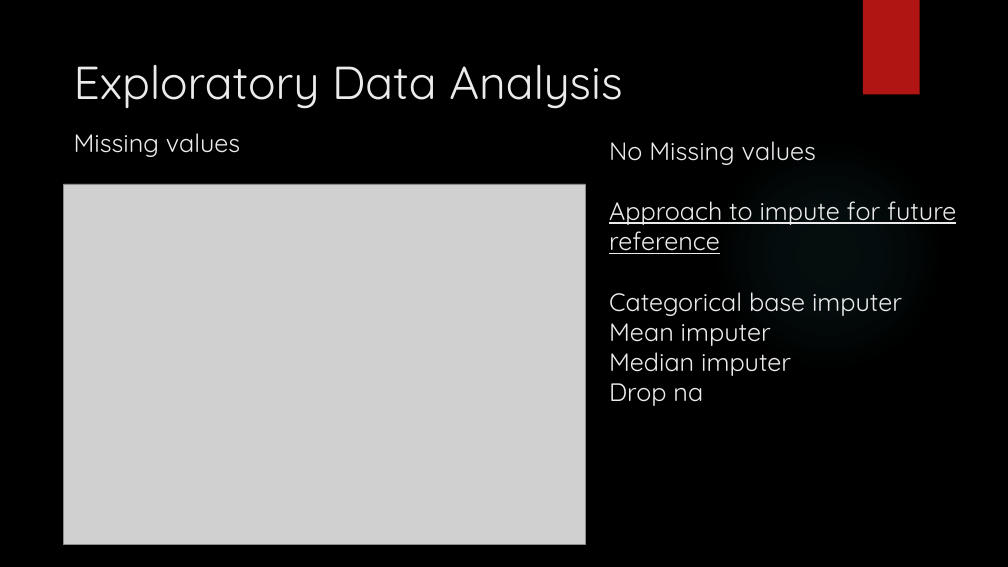
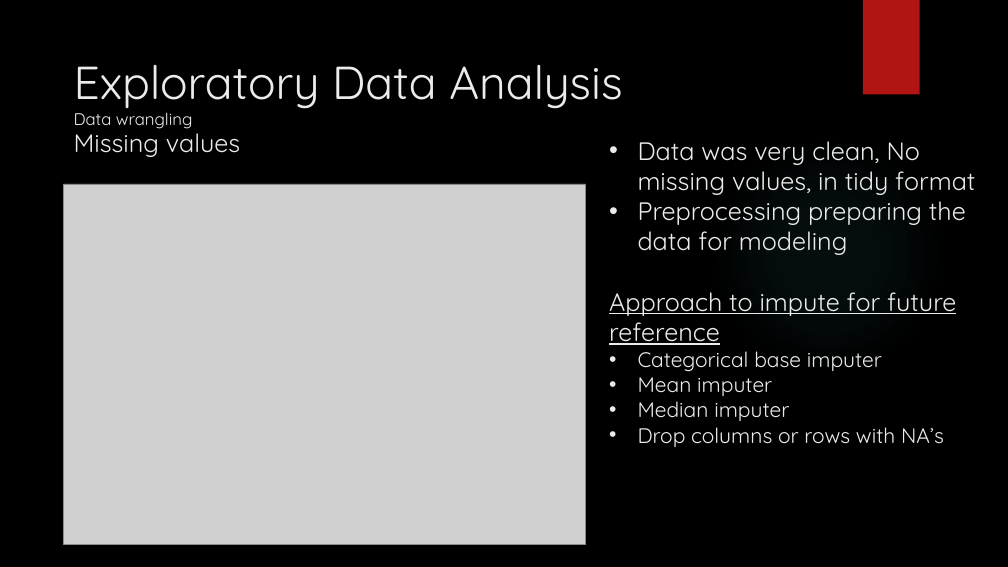
Before and after one commit to SelectTshepo/Presentation, a slide deck: slide 6 of Presentation.pptx (slide 5 before the commit). Drawn at 1008x567 pixels with LibreOffice and Linux fonts; fonts in the diff are those of the drawing; grey boxes stand for pictures; background and template pictures are left out. Boxes give left, top, right and bottom in pixels: in the first picture for what was removed or moved away, otherwise in the second. Text is boxed around its words. In the diff, an @@ line names an element or a change of style, - is before the commit and + after.

```diff
--- a/Presentation.pptx
+++ b/Presentation.pptx
@@ text at bbox=[74, 112, 192, 129]: paragraph added @@
+Data wrangling
@@ text at bbox=[638, 141, 975, 255]: text changed @@
-No Missing values
+• Data was very clean, No missing values, in tidy format
+• Preprocessing preparing the data for modeling
@@ text at bbox=[638, 351, 882, 421]: size 24 to 20 pt in "Categorical base imputer", "Mean imputer", "Median imputer"; bullet none to • @@
@@ text at bbox=[638, 427, 944, 447]: text changed; size 24 to 20 pt @@
-Drop na
+• Drop columns or rows with NA’s
```
Also in this commit, not shown: 10 other slides changed, 6 slides added, 2 slides removed.
